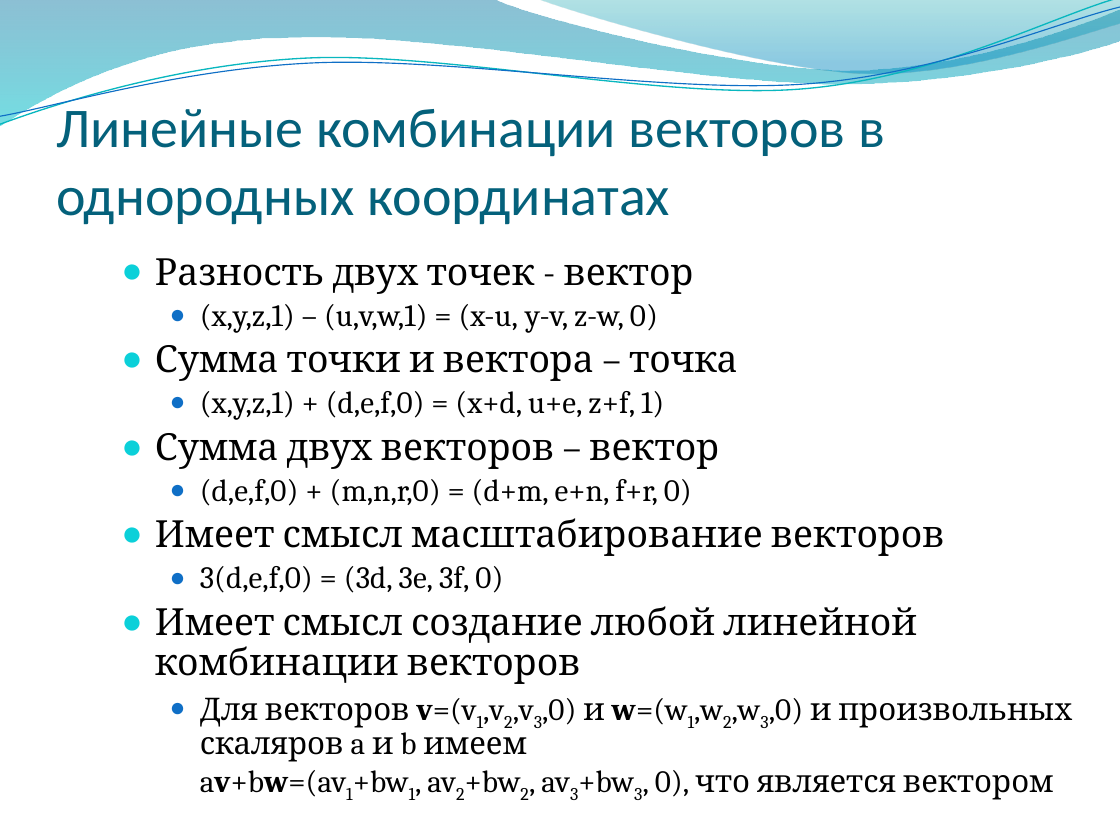
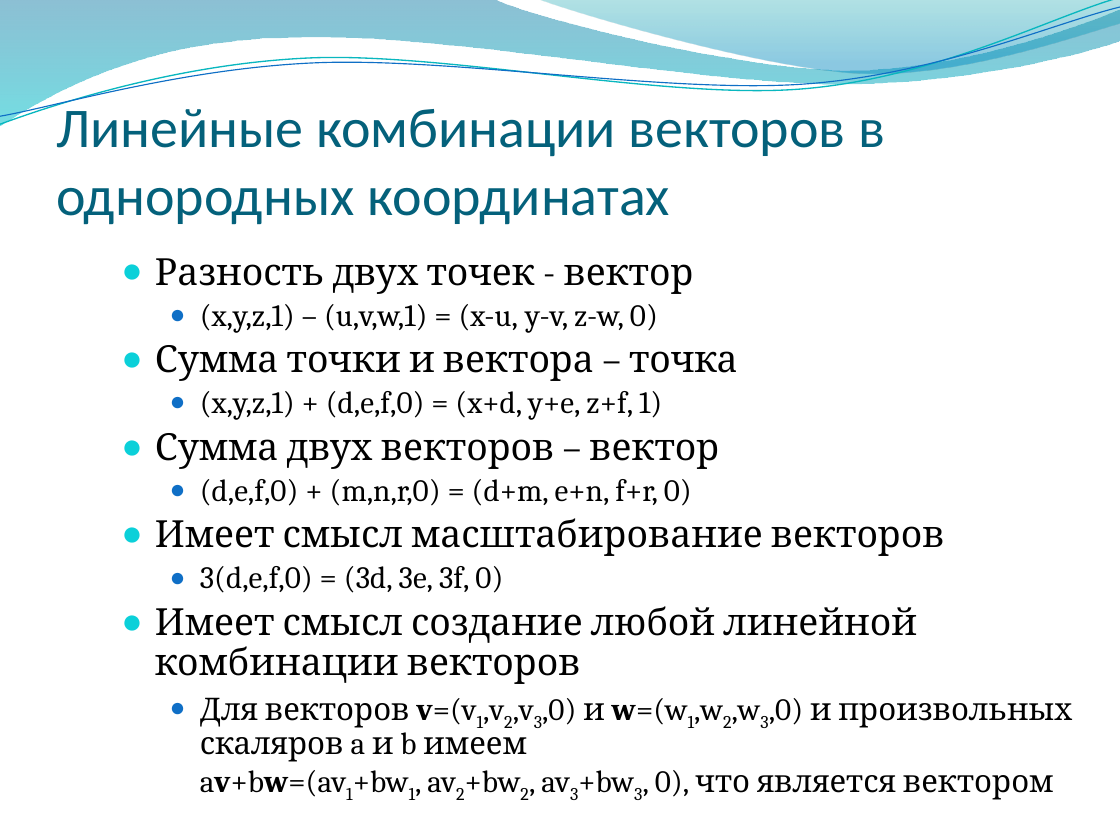
Before and after one commit to alexey-malov/cg-course, a slide deck: slide 52 of lectures/03 - Векторный анализ, трансформации и матрицы.pptx (slide 51 before the commit). Drawn at 1120x840 pixels with LibreOffice and Linux fonts; fonts in the diff are those of the drawing; background and template pictures are left out. Boxes give left, top, right and bottom in pixels: in the first picture for what was removed or moved away, otherwise in the second. Text is boxed around its words. In the diff, an @@ line names an element or a change of style, - is before the commit and + after.

```diff
--- a/lectures/03 - Векторный анализ, трансформации и матрицы.pptx
+++ b/lectures/03 - Векторный анализ, трансформации и матрицы.pptx
@@ text at [200,391,662,420]: text changed @@
-  ● (x,y,z,1) + (d,e,f,0) = (x+d, u+e, z+f, 1)
+  ● (x,y,z,1) + (d,e,f,0) = (x+d, y+e, z+f, 1)
```
Also in this commit, not shown: 20 other slides changed, 5 slides added, 1 slide removed, 1 other file.
